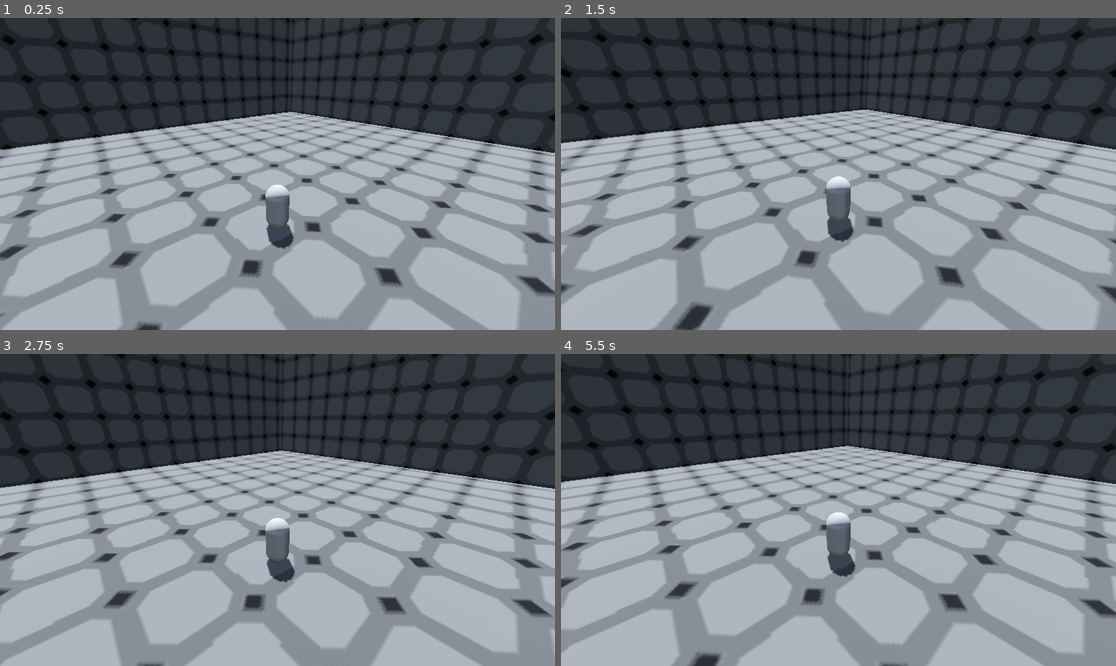
Above: before the commit, frames 1-4 (two rows, left to right).
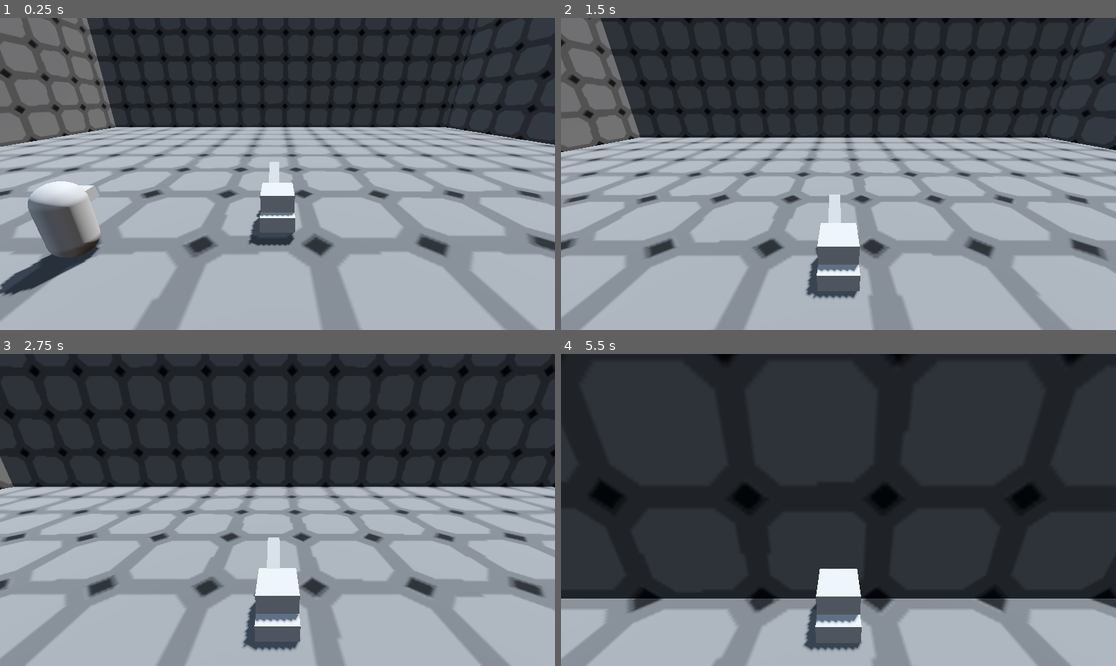
Above: after the commit, the same moments.

Repository: AleksPulst/godot_tools
Game: Godot game, scene res://camera_follow/demo.tscn
Same seed, same stepped clock (60 frames per second), same inputs: the game is played once before the commit and once after it. The project has no main scene, so this scene is started directly.
Inputs (mouse positions are in pixels of both pictures, inside the frame that each line leads up to):
- Up to frame 1 (0.25 s): no input
- Up to frame 2 (1.5 s): tap Enter (ui_accept) at 0.5, 0.77 s; move the mouse to (866, 174) at 0.52 s; hold Up (ui_up) from 0.53 s (still down); move the mouse to (810, 174) at 1.27 s
- Up to frame 3 (2.75 s): keep holding Up (ui_up); tap Enter (ui_accept) at 1.52 s; move the mouse to (288, 503) at 2.02 s
- Up to frame 4 (5.5 s): keep holding Up (ui_up); move the mouse to (832, 516) at 2.77 s; tap Enter (ui_accept) at 3.02, 3.77, 4.52 s; move the mouse to (877, 513) at 3.52 s; move the mouse to (794, 506) at 4.27 s; move the mouse to (844, 510) at 5.02 s

The runs differ from the first frame. In frame 1, 43% of the frame differs, in the area x 0-100%, y 0-100%; in frame 2, 41%; in frame 3, 37%; in frame 4, 55%.

Commit message:
Add Tank and tank camera behaviour

Diff:
--- a/camera_follow/character_body_3d.gd
+++ b/camera_follow/character_body_3d.gd
@@ -43,4 +43,12 @@
 		velocity.x = move_toward(velocity.x, 0, SPEED)
 		velocity.z = move_toward(velocity.z, 0, SPEED)
 
+
+	var looking_at : Basis
+	if get_real_velocity().length_squared() > 2:
+		looking_at = Basis.looking_at(get_real_velocity())
+	else:
+		looking_at = global_basis
+	global_basis = global_basis.slerp(looking_at,delta)
+
 	move_and_slide()
--- a/camera_follow/demo.tscn
+++ b/camera_follow/demo.tscn
@@ -1,7 +1,8 @@
-[gd_scene load_steps=17 format=3 uid="uid://dwcrvcjpbp7qq"]
+[gd_scene load_steps=21 format=3 uid="uid://dwcrvcjpbp7qq"]
 
 [ext_resource type="Script" uid="uid://c04f3gb1i5yxw" path="res://camera_follow/character_body_3d.gd" id="1_l7n73"]
 [ext_resource type="Script" uid="uid://dtwtlmwig4ymd" path="res://camera_follow/follow_camera.gd" id="2_2p61m"]
+[ext_resource type="Script" uid="uid://cvu5u66xbpfx1" path="res://camera_follow/tank.gd" id="3_2p61m"]
 
 [sub_resource type="ProceduralSkyMaterial" id="ProceduralSkyMaterial_noarx"]
 sky_horizon_color = Color(0.662243, 0.671743, 0.686743, 1)
@@ -19,6 +20,8 @@
 [sub_resource type="CapsuleShape3D" id="CapsuleShape3D_jsk3o"]
 
 [sub_resource type="CapsuleMesh" id="CapsuleMesh_4arys"]
+
+[sub_resource type="BoxMesh" id="BoxMesh_l7n73"]
 
 [sub_resource type="Gradient" id="Gradient_vd8ay"]
 interpolation_mode = 1
@@ -56,6 +59,10 @@
 [sub_resource type="ConcavePolygonShape3D" id="ConcavePolygonShape3D_wc5p8"]
 data = PackedVector3Array(10, 0, 10, -10, 0, 10, 10, 0, -10, -10, 0, 10, -10, 0, -10, 10, 0, -10)
 
+[sub_resource type="BoxMesh" id="BoxMesh_2p61m"]
+
+[sub_resource type="BoxShape3D" id="BoxShape3D_d1txk"]
+
 [node name="CameraTestScene" type="Node3D"]
 
 [node name="WorldEnvironment" type="WorldEnvironment" parent="."]
@@ -66,6 +73,8 @@
 shadow_enabled = true
 
 [node name="CharacterBody3D" type="CharacterBody3D" parent="." node_paths=PackedStringArray("input_space")]
+process_mode = 4
+transform = Transform3D(1, 0, 0, 0, 1, 0, 0, 0, 1, -5.20329, 0, 1.40446)
 script = ExtResource("1_l7n73")
 input_space = NodePath("../Camera3D")
 
@@ -75,21 +84,29 @@
 [node name="MeshInstance3D" type="MeshInstance3D" parent="CharacterBody3D"]
 mesh = SubResource("CapsuleMesh_4arys")
 
+[node name="MeshInstance3D2" type="MeshInstance3D" parent="CharacterBody3D"]
+transform = Transform3D(0.749086, 0, 0, 0, 0.0924582, 0.330753, 0, -0.731882, 0.0417838, 0, 0.476553, -0.24432)
+mesh = SubResource("BoxMesh_l7n73")
+
 [node name="CamPivot" type="Node3D" parent="CharacterBody3D"]
 transform = Transform3D(1, 0, 0, 0, 1, 0, 0, 0, 1, 0, 1.54243, 0)
 
 [node name="Camera3D" type="Camera3D" parent="." node_paths=PackedStringArray("_follow_target")]
-transform = Transform3D(0.757451, 0.275098, -0.592106, 0, 0.906897, 0.421352, 0.652892, -0.319154, 0.68693, -4.73685, 4.91325, 5.49544)
+transform = Transform3D(1, 0, 0, 0, 0.939693, 0.34202, 0, -0.34202, 0.939693, 0, 4.87155, 8.57235)
 script = ExtResource("2_2p61m")
 EXPODENTIAL_MULTIPLIER = 50.0
-_follow_target = NodePath("../CharacterBody3D/CamPivot")
-camera_rotation_degrees = Vector3(-24.92, -40.76, 0)
-_distance = 8.0
+_follow_target = NodePath("../Tank/Camera_position")
+camera_rotation_degrees = Vector3(-20, 0, 0)
+use_mouse_motion = false
+use_follow_target_as_base_transform = true
+_distance = 13.0
+_min_distance = 8.0
+_max_distance = 15.0
 _look_ahead_amount = 3.0
-_targets_position_damp = 0.233
-_look_ahead_damp = 0.371
+_targets_position_damp = 0.402
+_look_ahead_damp = 0.569
 _zoom_damp = 0.5
-_rotation_damp = 0.105
+_rotation_damp = 0.135
 
 [node name="Level" type="Node3D" parent="."]
 
@@ -152,3 +169,25 @@
 
 [node name="CollisionShape3D" type="CollisionShape3D" parent="Level/Ground5/StaticBody3D"]
 shape = SubResource("ConcavePolygonShape3D_wc5p8")
+
+[node name="Tank" type="CharacterBody3D" parent="."]
+script = ExtResource("3_2p61m")
+
+[node name="MeshInstance3D" type="MeshInstance3D" parent="Tank"]
+mesh = SubResource("BoxMesh_2p61m")
+
+[node name="MeshInstance3D2" type="MeshInstance3D" parent="Tank/MeshInstance3D"]
+transform = Transform3D(1, 0, 0, 0, 0.470745, 0, 0, 0, 1.84264, 0, -0.263809, -0.0933268)
+mesh = SubResource("BoxMesh_2p61m")
+skeleton = NodePath("../..")
+
+[node name="MeshInstance3D3" type="MeshInstance3D" parent="Tank/MeshInstance3D"]
+transform = Transform3D(0.348638, 0, 0, 0, 0.219122, -0.962779, 0, 0.134278, 1.57111, -0.11273, 0.407757, -0.580374)
+mesh = SubResource("BoxMesh_2p61m")
+skeleton = NodePath("../..")
+
+[node name="CollisionShape3D" type="CollisionShape3D" parent="Tank"]
+shape = SubResource("BoxShape3D_d1txk")
+
+[node name="Camera_position" type="Node3D" parent="Tank"]
+transform = Transform3D(1, 0, 0, 0, 1, 0, 0, 0, 1, 0, 0.425284, -3.64366)
--- a/camera_follow/follow_camera.gd
+++ b/camera_follow/follow_camera.gd
@@ -1,4 +1,6 @@
 @tool
+## A Camera behaviour script that has smoothing and targets tracking.
+## Tank like camera works but setting the use_follow_target_as_base_transform to true and mouse motion false.
 extends Camera3D
 
 ## Multiplier for damp values to simplify the numbers that are exposed to the editor.
@@ -17,6 +19,10 @@
 
 ## Is the mouse motion used to change the cameras oriantation.
 @export var use_mouse_motion : bool = true
+
+@export var use_follow_target_as_base_transform : bool = false
+
+var base_camera_rotation : Vector3
 
 @export_subgroup("Position")
 
@@ -80,6 +86,8 @@
 
 var _velocity : Vector3 = Vector3.ZERO
 var _position_last_frame : Vector3 = Vector3.ZERO
+
+
 ## The Input function is used to listen to direct mouse inputs instead of the input system.
 func _input(event: InputEvent) -> void:
 
@@ -105,43 +113,51 @@
 		Input.set_mouse_mode(Input.MOUSE_MODE_CAPTURED)
 	_damped_target_position = _follow_target.global_position
 	_damped_distance = _distance
-	_damped_rotation_degrees = camera_rotation_degrees
+	if use_follow_target_as_base_transform:
+		base_camera_rotation = _follow_target.global_rotation_degrees
+	_damped_rotation_degrees = camera_rotation_degrees + base_camera_rotation
 	_damped_look_ahead_position = Vector3.ZERO
 	_position_last_frame = _follow_target.global_position
 
+
+
 func _process(delta: float) -> void:
-	update_damp_values(delta)
+	_update_damp_values(delta)
 	# The camera rotation and position are set in the process function to keep it as smooth as possible.
 	global_rotation_degrees = get_target_rotation_degrees()
 	global_position = get_target_position()
-
-	if not Engine.is_editor_hint():
-		if Input.is_action_just_pressed("ui_up"):
-			Engine.time_scale += 0.1
-		elif Input.is_action_just_pressed("ui_down"):
-			Engine.time_scale -= 0.1
 
 func _physics_process(delta: float) -> void:
 	_velocity = (_follow_target.global_position - _position_last_frame)/delta
 	_position_last_frame = _follow_target.global_position
 
-func update_damp_values(delta : float):
+## Updates to position and rotation damping values using expodential decay so that changin the time scale will also change the damping.
+func _update_damp_values(delta : float):
 
+	# If timescale is 0 then nothing is moving anyways so we can return the function.
 	if Engine.time_scale <= 0 : return
 
-
 	# using expodential decay to remove frame dependency.
+	# camera position damping
 	var pos_damp_t : float = 1.0-pow(_targets_position_damp**4,delta)
 	_damped_target_position = _damped_target_position.lerp(_follow_target.global_position,pos_damp_t)
 
-
+	# Camera look ahead position damping.
 	var look_ahead_damp_t : float = 1.0 - pow(_look_ahead_damp**4,delta)
 	var look_ahead_pos : Vector3 = (_velocity.limit_length(1.0) * _look_ahead_amount)
 	_damped_look_ahead_position = _damped_look_ahead_position.lerp(look_ahead_pos,look_ahead_damp_t)
 
-	# TODO create separate axis for the rotation damper
+	# Camera rotation damping.
 	var rotation_damp_t : float = 1.0 - pow(_rotation_damp**4,delta)
-	_damped_rotation_degrees = _damped_rotation_degrees.lerp(camera_rotation_degrees,rotation_damp_t)
+	var target_rotation : Vector3
+	if use_follow_target_as_base_transform:
+		target_rotation = camera_rotation_degrees + _follow_target.global_rotation_degrees
+	else :
+		target_rotation = camera_rotation_degrees
+	# Every axis has to be separetly lerped to prevent the rotation from looping around. Slerp might also work just didnt think of it before it was done.
+	_damped_rotation_degrees.x = rad_to_deg(lerp_angle(deg_to_rad(_damped_rotation_degrees.x), deg_to_rad(target_rotation.x), rotation_damp_t))
+	_damped_rotation_degrees.z = rad_to_deg(lerp_angle(deg_to_rad(_damped_rotation_degrees.z), deg_to_rad(target_rotation.z), rotation_damp_t))
+	_damped_rotation_degrees.y = rad_to_deg(lerp_angle(deg_to_rad(_damped_rotation_degrees.y), deg_to_rad(target_rotation.y), rotation_damp_t))
 
 	var damp_t : float = 1.0- pow(_zoom_damp**4,delta)
 	_damped_distance = lerpf(_damped_distance,_distance,damp_t)
--- /dev/null
+++ b/camera_follow/tank.gd
@@ -0,0 +1,34 @@
+extends CharacterBody3D
+
+
+const SPEED = 5.0
+const JUMP_VELOCITY = 4.5
+@onready var mesh_instance_3d: MeshInstance3D = $MeshInstance3D
+
+
+func _process(_delta: float) -> void:
+	# split the lerp into as many sections as there are regular frames in a physics frame.
+	if Engine.time_scale <= 0.01: return
+
+	mesh_instance_3d.global_position = mesh_instance_3d.global_position.lerp(global_position,0.2)
+	mesh_instance_3d.global_rotation = global_rotation # Update the rotation because the mesh is now a top level node.
+
+
+func _physics_process(delta: float) -> void:
+	# Add the gravity.
+	if not is_on_floor():
+		velocity += get_gravity() * delta
+
+	# Get the input direction and handle the movement/deceleration.
+	# As good practice, you should replace UI actions with custom gameplay actions.
+	var input_dir := Input.get_vector("ui_left", "ui_right", "ui_up", "ui_down")
+	var direction := (transform.basis * Vector3(input_dir.x, 0, input_dir.y)).normalized()
+	if direction:
+		velocity = basis.z * SPEED * input_dir.y
+		rotation_degrees.y += input_dir.x * 90 *delta
+
+	else:
+		velocity.x = move_toward(velocity.x, 0, SPEED)
+		velocity.z = move_toward(velocity.z, 0, SPEED)
+
+	move_and_slide()
Not shown, added: camera_follow/tank.gd.uid
